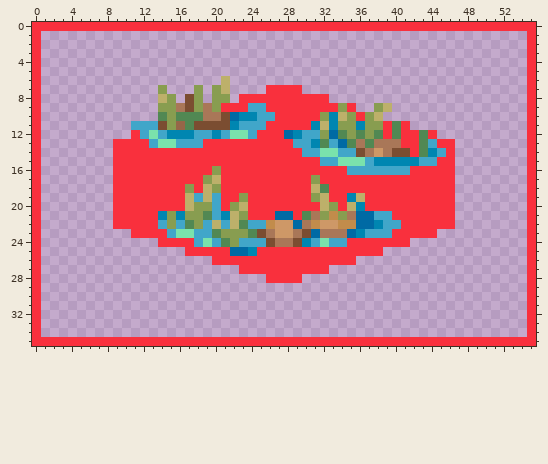
File history of a pixel-art sprite, public/assets/water_reeds.png. Above, as it was before the edit.
The file is 56x36 pixels.
Once edited:
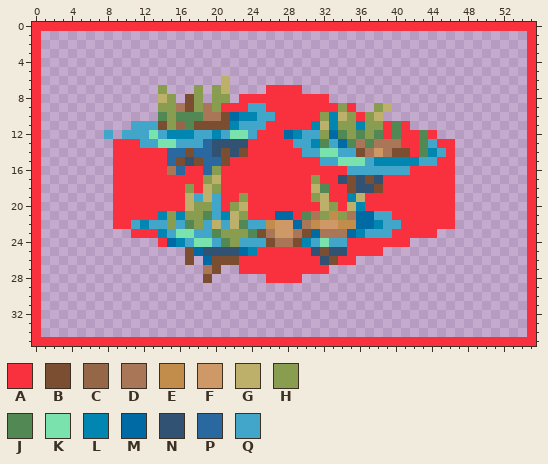
Palette (. is transparent): A #f9303d  B #7b4d31  C #966648  D #a97758  E #c28c4b  F #ce9867  G #bdb06a  H #889d50  J #518853  K #7ae2ac  L #0086b1  M #006aa4  N #315273  P #29699f  Q #41a6c9
Changes in this commit:
@@ x 6..40 @@
 11 .....QQQBHCJBBBBLQQQAAAAALGLHHLHHAJ
-12 .....AQKQLLLQQLQKKQAAAMLQQHMJHJHJAJ
-13 ...AAAAQKKQQQAAAAAAAAAAQQLJQMJDJDDD
-14 ...AAAAAAAAAAAAAAAAAAAAAQQKKQQBDFDB
-15 ...AAAAAAAAAAAAAAAAAAAAAAAQQKKKQLLL
-16 ...AAAAAAAAAAAHAAAAAAAAAAAAAAQQQQQQ
-17 ...AAAAAAAAAAHGAAAAAAAAAAHAAAAAAAAA
-18 ...AAAAAAAAHAGHAAAAAAAAAAGJAAAAAAAA
+12 ..Q.QQQKQLLLQQLQKKQAAAMLQQHMJHJHJAJ
+13 ...AAAQQKKQQQPNNNNAAAAAQQLJQMJDJDDD
+14 ...AAAAAAPPBPPNBNBAAAAAAQQKKQQBDFDB
+15 ...AAAAAAPBNBPPBAAAAAAAAAAQQKKKQLLL
+16 ...AAAAAADPAAPHAAAAAAAAAAAAAAQQQQQQ
+17 ...AAAAAAAAAAHGAAAAAAAAAAHAANBNBNAA
+18 ...AAAAAAAAHAGHAAAAAAAAAAGJAABNNBAA
 19 ...AAAAAAAAGQGQAAHAAAAAAAHGAALGAAAA
@@ x 9..36 @@
 21 AAAAALHLHHJQLGHAAAMMAJDHEHDM
-22 AAAAAQHQJHQGQGJQQEFFMDEFFEEM
-23 ..AAAAQKKQQJHHHJBDFFDBMDDDML
-24 .....AAAAQKQJHQQQBDDBLQKQQAA
-25 ........AAAAAMMLAAAAAAAAAAAA
-26 ...........AAAAAAAAAAAAAAAA.
-27 ..............AAAAAAAAAA....
-28 .................AAAA.......
+22 AAQLQQHQJHQGQGJQQEFFMDEFFEEM
+23 ..AAALQKKQQJHHHJBDFFDBMDDDML
+24 .....AMLQKKQJHQQQBDDBLQKQQAA
+25 ........BMNNNNMLAAAAAANBNNAA
+26 ........B.MBBBAAAAAAAAANBAA.
+27 ..........DB..AAAAAAAAAA....
+28 ..........B......AAAA.......
 29 ............................
Where, in picture pixels (left, top, right, bottom), the same in both pictures:
changed: (104, 130, 248, 175)
changed: (338, 175, 383, 193)
changed: (131, 220, 239, 283)
changed: (311, 247, 347, 265)
